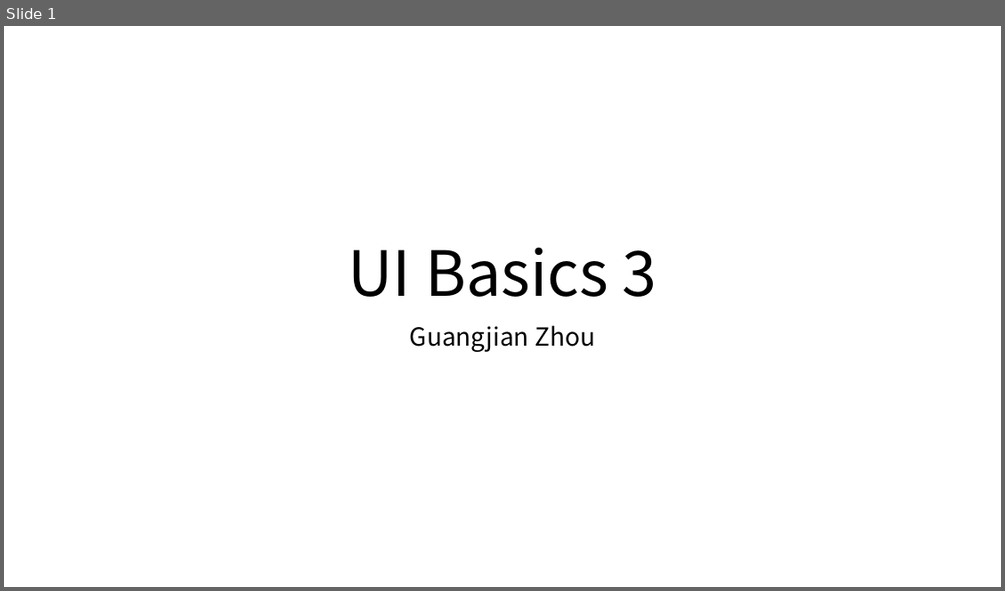
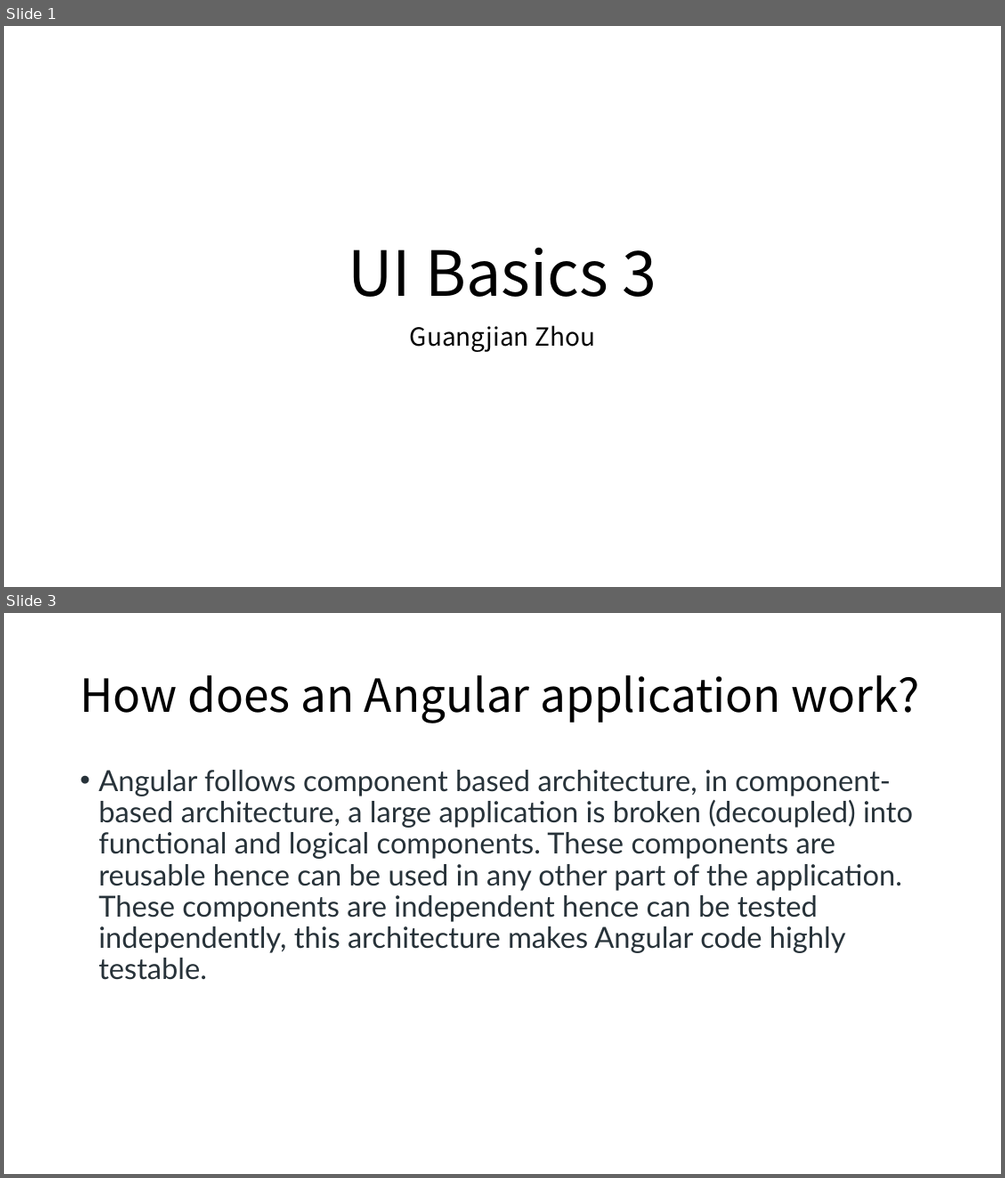
Before and after one commit to Marvioo/Cogent, a slide deck: Java Basics/UI Basics 3.pptx. Shown one above the other, each under a label of ours: slide 1 before the commit, slides 1 and 3 after it; the slides between them are not shown. The pictures are 1005x591 and 1005x1178 pixels, drawn with LibreOffice and Linux fonts; fonts in the diff are those of the drawing. Boxes give left, top, right and bottom in pixels: in the first picture for what was removed or moved away, otherwise in the second. Text is boxed around its words. In the diff, an @@ line names an element or a change of style, - is before the commit and + after.

```diff
--- a/Java Basics/UI Basics 3.pptx
+++ b/Java Basics/UI Basics 3.pptx
@@ slide 3 added at bbox=[4, 613, 1001, 1174], background #FFFFFF @@
@@ title added at bbox=[80, 675, 920, 723], 44 pt, text #000000 @@
+How does an Angular application work?
@@ text added at bbox=[98, 770, 913, 980], 28 pt, text #273239 @@
+• Angular follows component based architecture, in component-based architecture, a large application is broken (decoupled) into functional and logical components. These components are reusable hence can be used in any other part of the application. These components are independent hence can be tested independently, this architecture makes Angular code highly testable.
```
Also in this commit, not shown: 2 slides changed, 12 other slides added.
